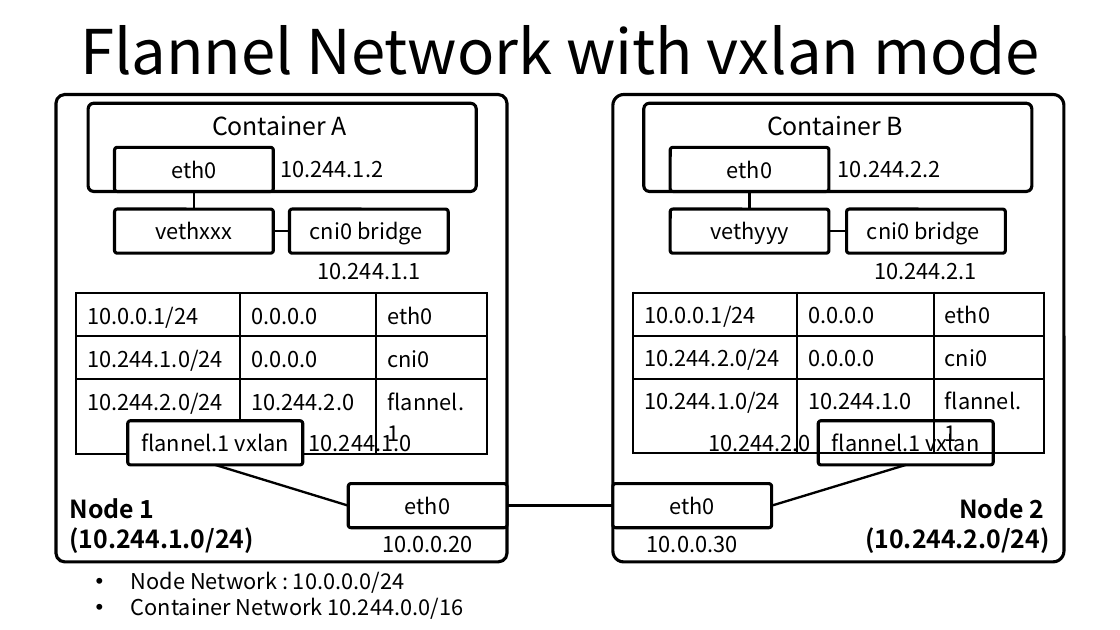
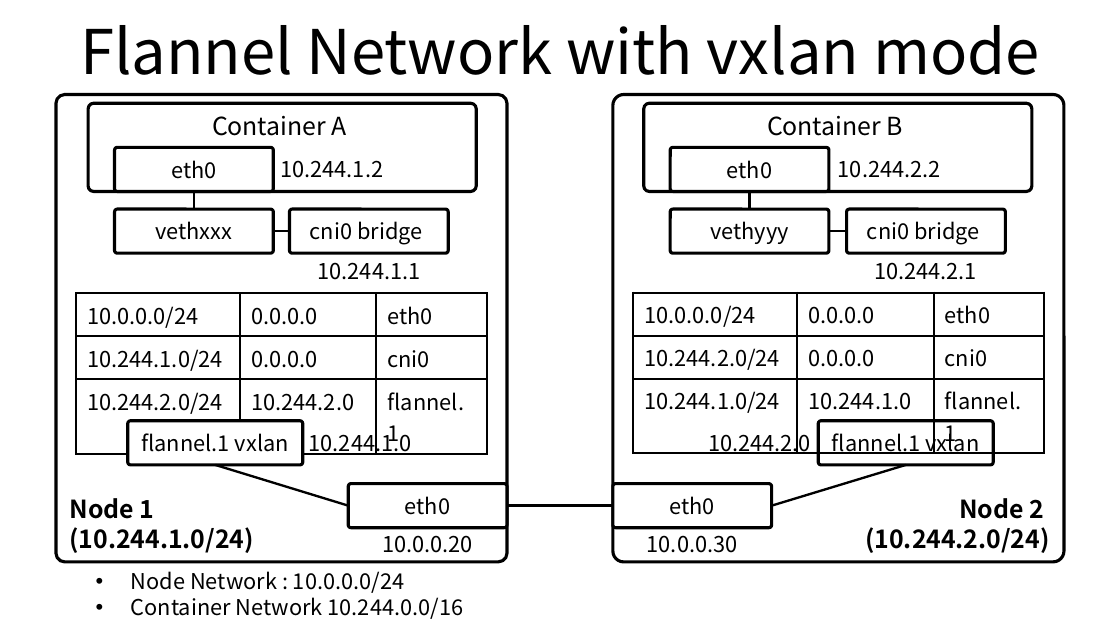
Before and after one commit to ssup2/blog-old, a slide deck: slide 3 of images/theory_analysis/Kubernetes_Flannel_Plugin/Kubernetes_Flannel_Plugin.pptx. Drawn at 1120x630 pixels with LibreOffice and Linux fonts; fonts in the diff are those of the drawing. Boxes give left, top, right and bottom in pixels: in the first picture for what was removed or moved away, otherwise in the second. Text is boxed around its words. In the diff, an @@ line names an element or a change of style, - is before the commit and + after.

Commit message:
Add Flannel

```diff
--- a/images/theory_analysis/Kubernetes_Flannel_Plugin/Kubernetes_Flannel_Plugin.pptx
+++ b/images/theory_analysis/Kubernetes_Flannel_Plugin/Kubernetes_Flannel_Plugin.pptx
@@ table at [76, 293, 488, 452] @@
-row 1, column 1: 10.0.0.1/24
+row 1, column 1: 10.0.0.0/24
@@ table at [633, 292, 1045, 451] @@
-row 1, column 1: 10.0.0.1/24
+row 1, column 1: 10.0.0.0/24
```
Also in this commit, not shown: 1 other slide changed, 6 other files.
